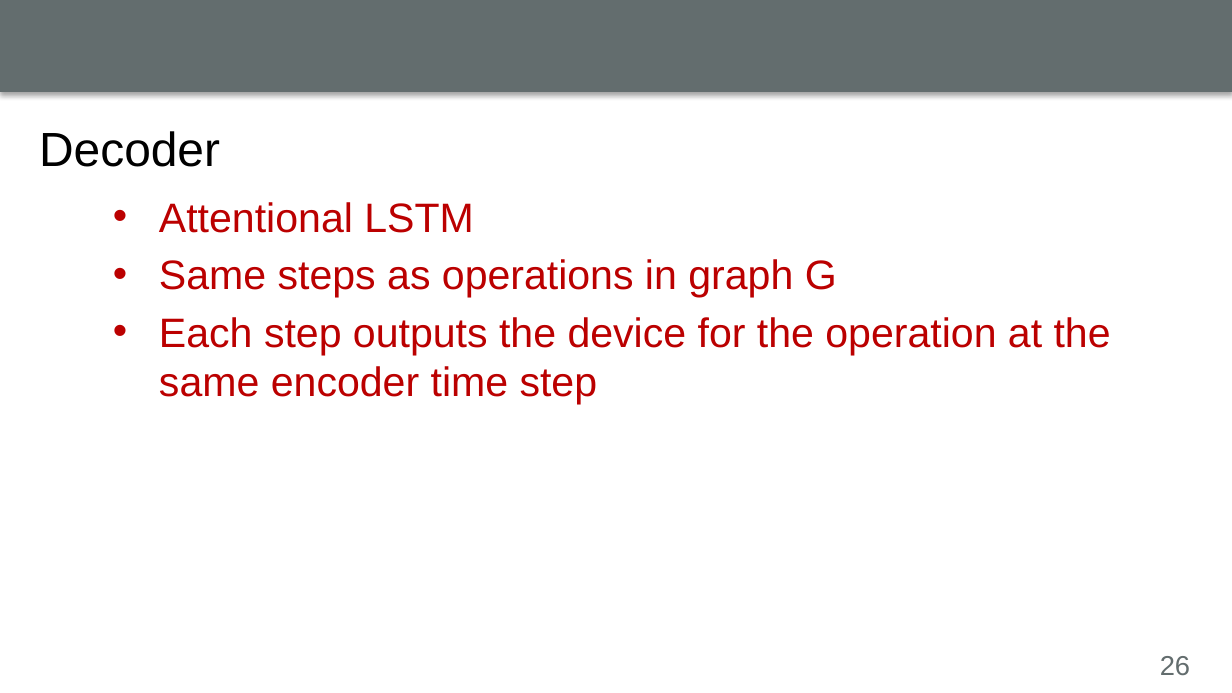
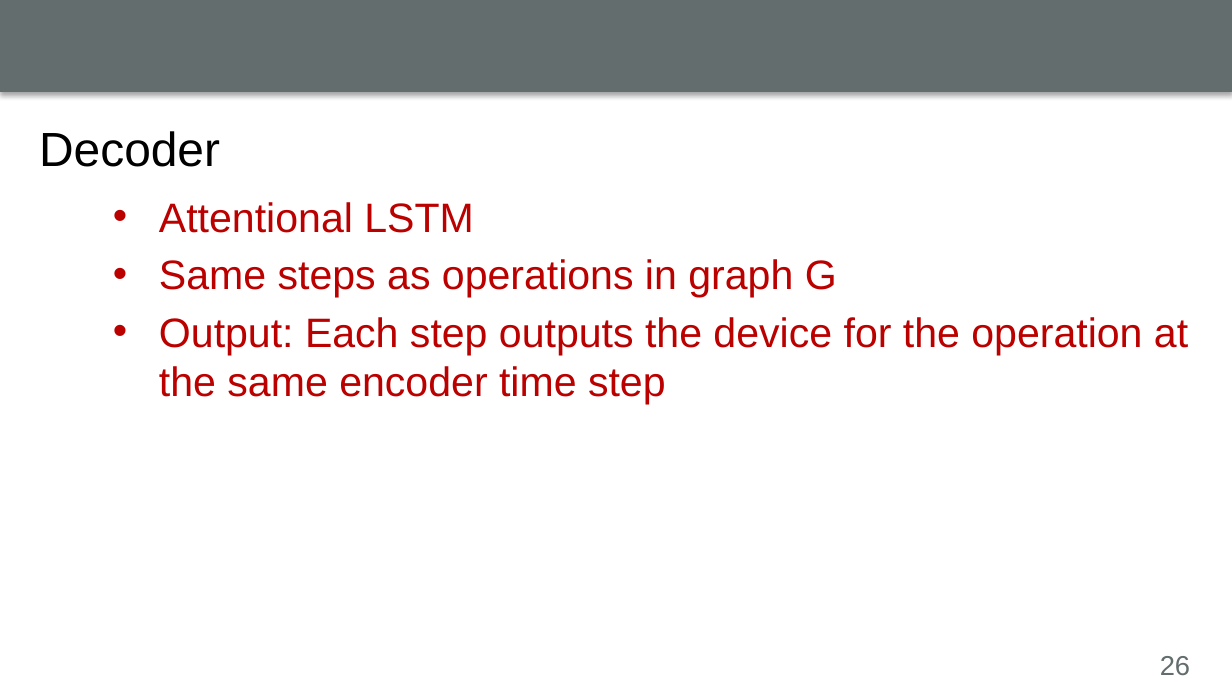
Before and after one commit to luyuliu/CSE-5194, a slide deck: slide 26 of presentation/presentation.pptx. Drawn at 1232x693 pixels with LibreOffice and Linux fonts; fonts in the diff are those of the drawing; background and template pictures are left out. Boxes give left, top, right and bottom in pixels: in the first picture for what was removed or moved away, otherwise in the second. Text is boxed around its words. In the diff, an @@ line names an element or a change of style, - is before the commit and + after.

```diff
--- a/presentation/presentation.pptx
+++ b/presentation/presentation.pptx
@@ text at [159,317,1188,404]: text changed @@
-• Each step outputs the device for the operation at the same encoder time step
+• Output: Each step outputs the device for the operation at the same encoder time step
```
Also in this commit, not shown: 19 other slides changed, 2 slides added.
